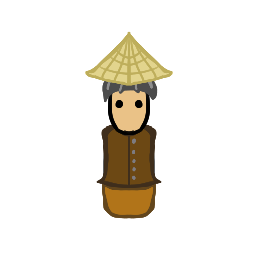
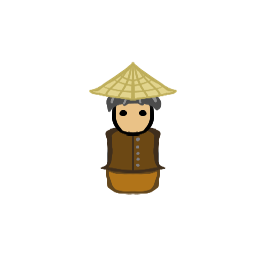
Layered file, before and after one edit (w=256, h=256). Changes by layer:
painted on "headwear" over <box>85,31,177,160</box>
painted on "hair" over <box>85,31,177,160</box>
painted on "line eyes" over <box>85,56,177,160</box>
painted on "line head" over <box>85,56,177,184</box>
painted on "color head" over <box>85,56,177,184</box>
painted on "top clothes" over <box>96,96,166,219</box>
painted on "bottom clothes" over <box>96,96,166,219</box>
painted on "line body" over <box>96,96,166,219</box>
painted on "color body" over <box>96,96,166,219</box>
